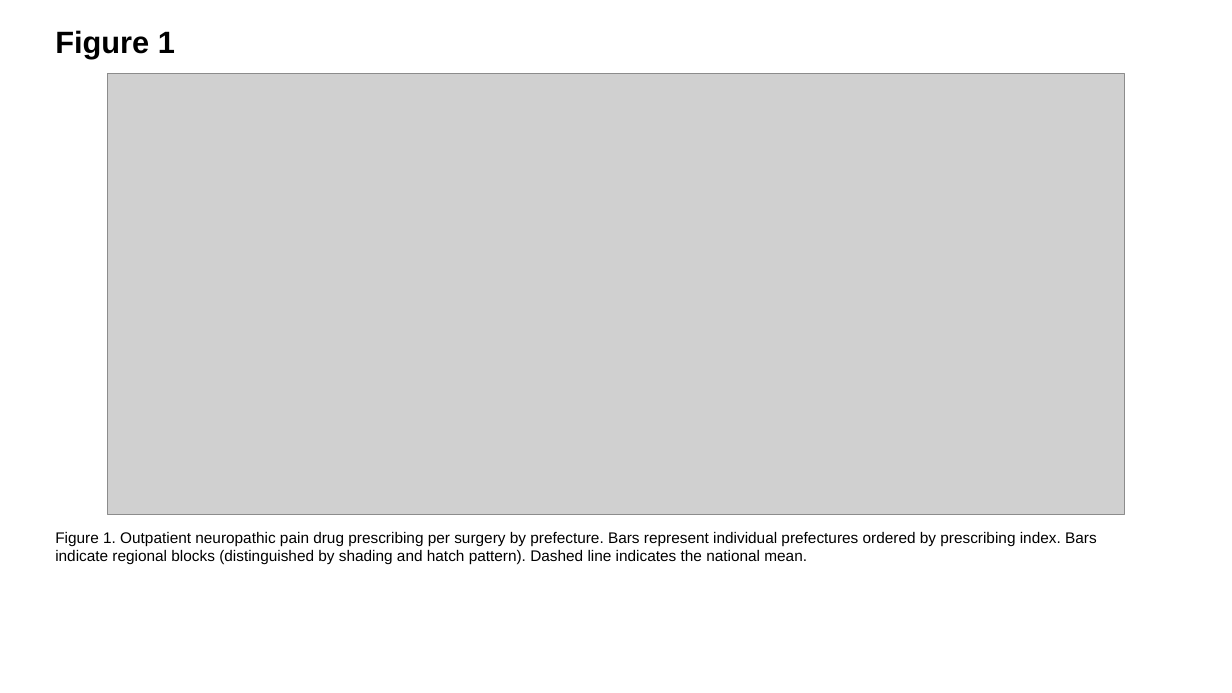
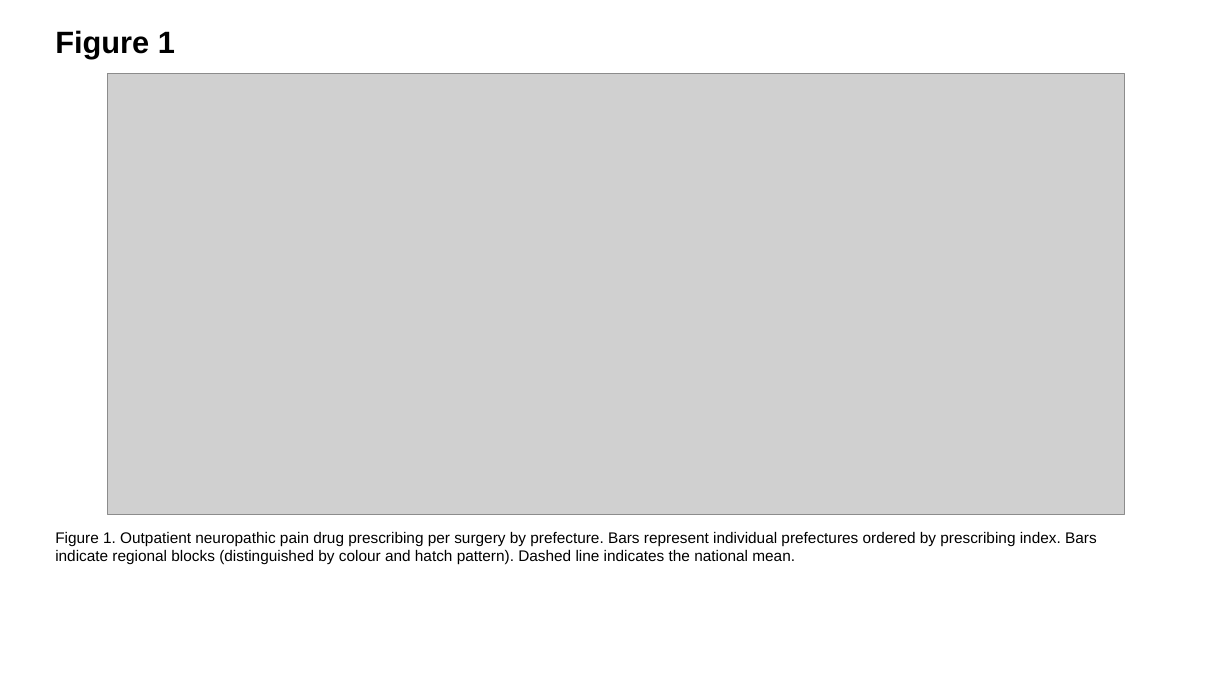
Before and after one commit to bougtoir/medical-accident-its-analysis, a slide deck: slide 1 of ndb-pain-regional-variation-japan/output/je/JE_figures_EN.pptx. Drawn at 1232x693 pixels with LibreOffice and Linux fonts; fonts in the diff are those of the drawing; grey boxes stand for pictures. Boxes give left, top, right and bottom in pixels: in the first picture for what was removed or moved away, otherwise in the second. Text is boxed around its words. In the diff, an @@ line names an element or a change of style, - is before the commit and + after.

```diff
--- a/ndb-pain-regional-variation-japan/output/je/JE_figures_EN.pptx
+++ b/ndb-pain-regional-variation-japan/output/je/JE_figures_EN.pptx
@@ text at bbox=[55, 532, 1097, 565]: text changed @@
-Figure 1. Outpatient neuropathic pain drug prescribing per surgery by prefecture. Bars represent individual prefectures ordered by prescribing index. Bars indicate regional blocks (distinguished by shading and hatch pattern). Dashed line indicates the national mean.
+Figure 1. Outpatient neuropathic pain drug prescribing per surgery by prefecture. Bars represent individual prefectures ordered by prescribing index. Bars indicate regional blocks (distinguished by colour and hatch pattern). Dashed line indicates the national mean.
```
Also in this commit, not shown: 2 other slides changed, 22 other files.
